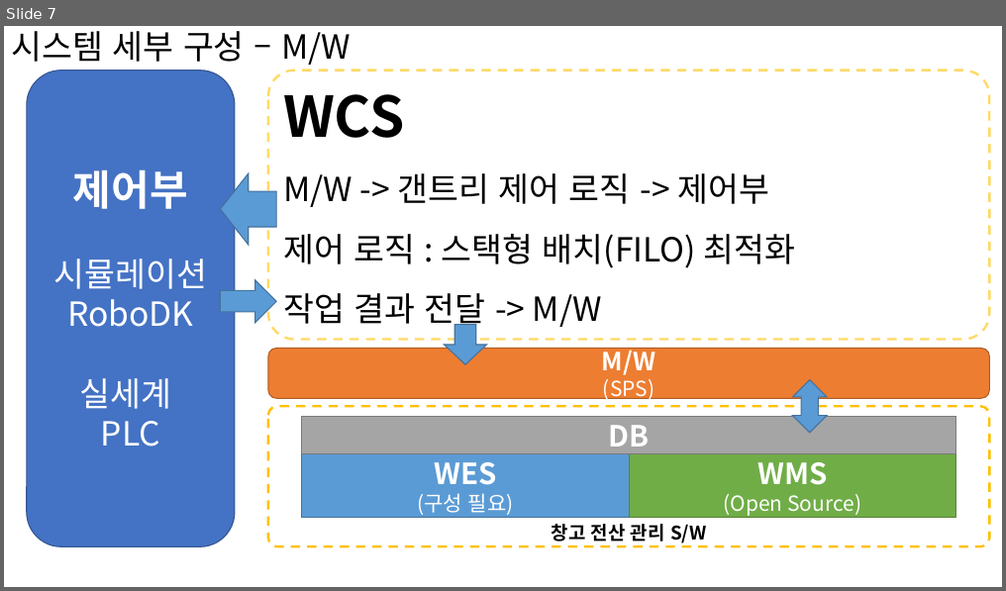
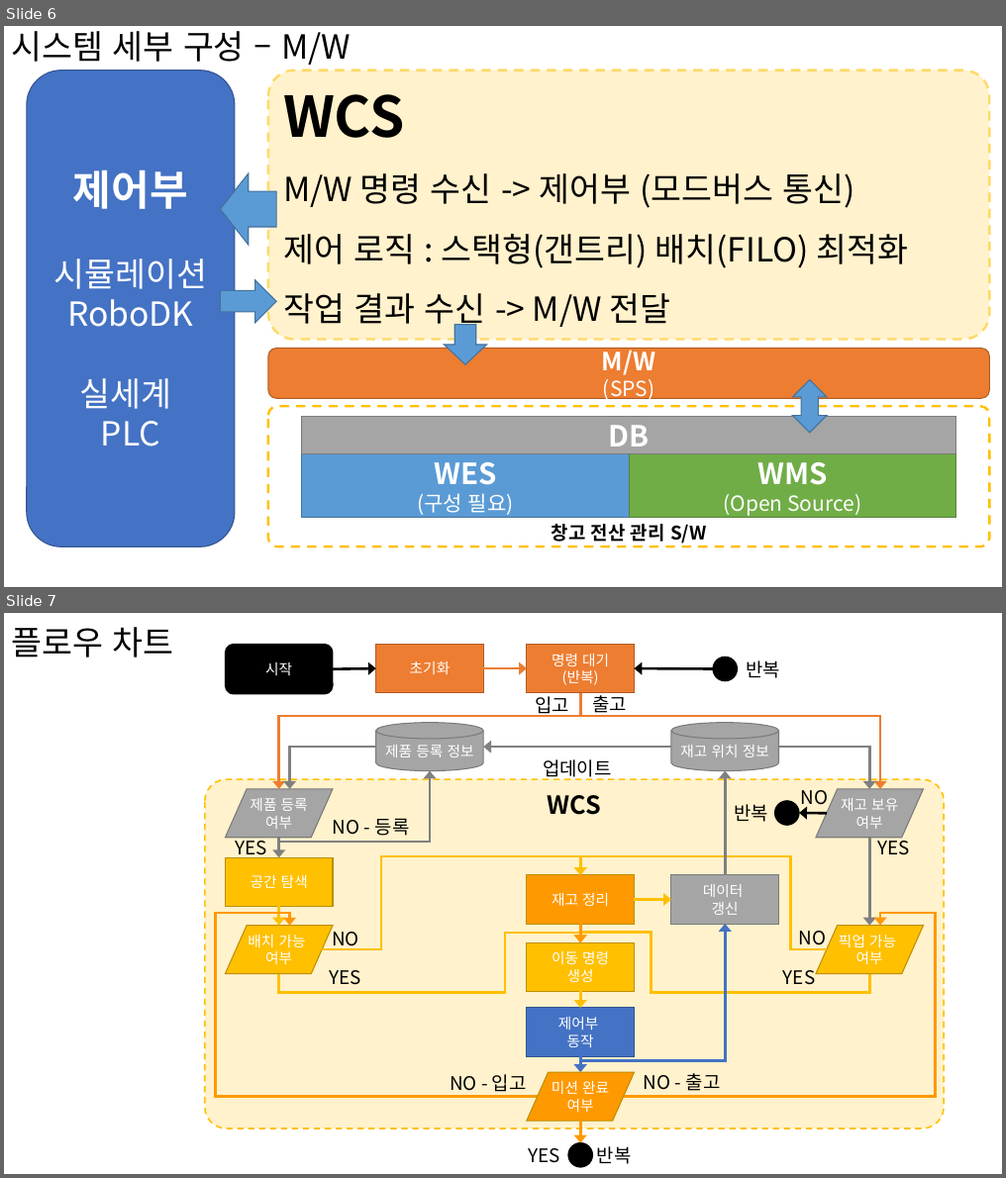
Before and after one commit to SpRobotTeam/DT_Gantry_Robot_WareHouse, a slide deck: doc/시스템 개념.pptx. Shown one above the other, each under a label of ours: slide 7 before the commit, slides 6 and 7 after it. The pictures are 1006x591 and 1006x1178 pixels, drawn with LibreOffice and Linux fonts; fonts in the diff are those of the drawing. Boxes give left, top, right and bottom in pixels: in the first picture for what was removed or moved away, otherwise in the second. Text is boxed around its words. In the diff, an @@ line names an element or a change of style, - is before the commit and + after.

Commit message:
240214 - 제품 추가 등록 오류 수정

```diff
--- a/doc/시스템 개념.pptx
+++ b/doc/시스템 개념.pptx
@@ slide 7 added at (4, 613, 1002, 1174), background #FFFFFF @@
@@ title added at (11, 627, 174, 658), 32 pt, text #000000 @@
+플로우 차트
@@ group added at (205, 645, 944, 1167): 17 texts, 14 arrows, 12 elbow arrows, 7 rectangles, 5 flow chart input outputs, 3 ellipses, 2 rounded rectangles, 2 cylinders @@
+WCS
+시작
+명령 대기
+(반복)
+이동 명령
+생성
+제품 등록
+여부
+재고 보유 여부
+제품 등록 정보
+공간 탐색
+제어부
+동작
+재고 위치 정보
+초기화
+데이터
+갱신
+배치 가능
+여부
+픽업 가능
+여부
+재고 정리
+반복
+NO - 등록
+NO
+NO
+NO
+YES
+YES
+YES
+YES
+입고
+출고
+업데이트
+반복
+반복
+미션 완료
+여부
+YES
+NO - 입고
+NO - 출고
@@ what was slide 7 is now slide 6 @@
@@ slide 6 changed as well @@
@@ rounded rectangle "WCS" at (268, 71, 990, 340): fill none to #FFF2CC @@
@@ text in rounded rectangle at (283, 174, 908, 331): text changed @@
-M/W -> 갠트리 제어 로직 -> 제어부
-제어 로직 : 스택형 배치(FILO) 최적화
-작업 결과 전달 -> M/W
+M/W 명령 수신 -> 제어부 (모드버스 통신)
+제어 로직 : 스택형(갠트리) 배치(FILO) 최적화
+작업 결과 수신 -> M/W 전달
```
Also in this commit, not shown: 4 other slides changed, 3 other slides added, 1 slide removed, 6 other files.
